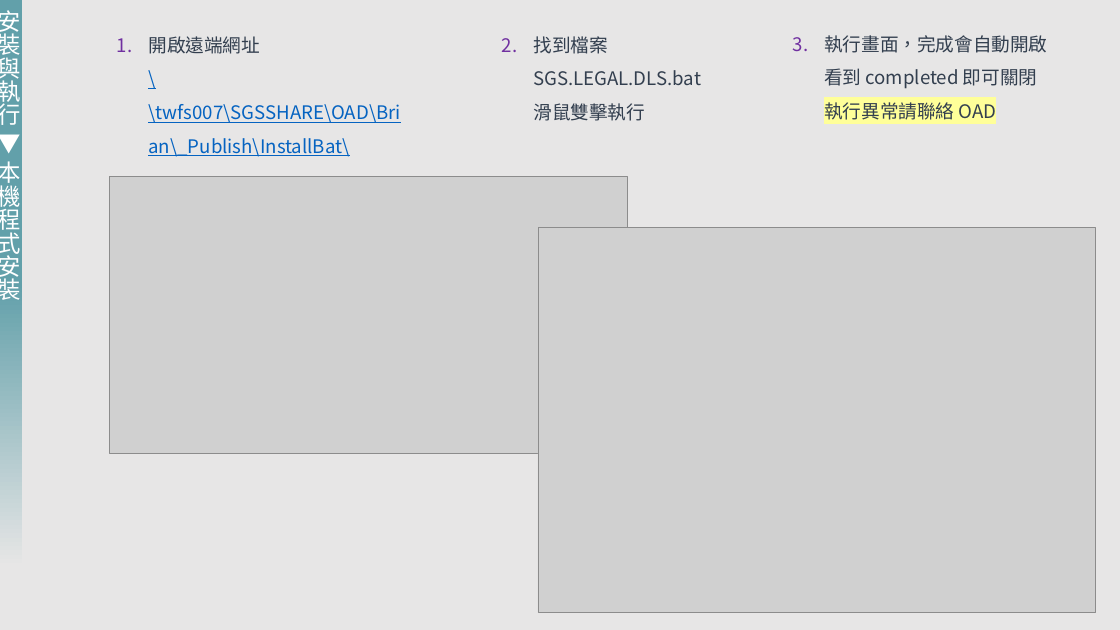
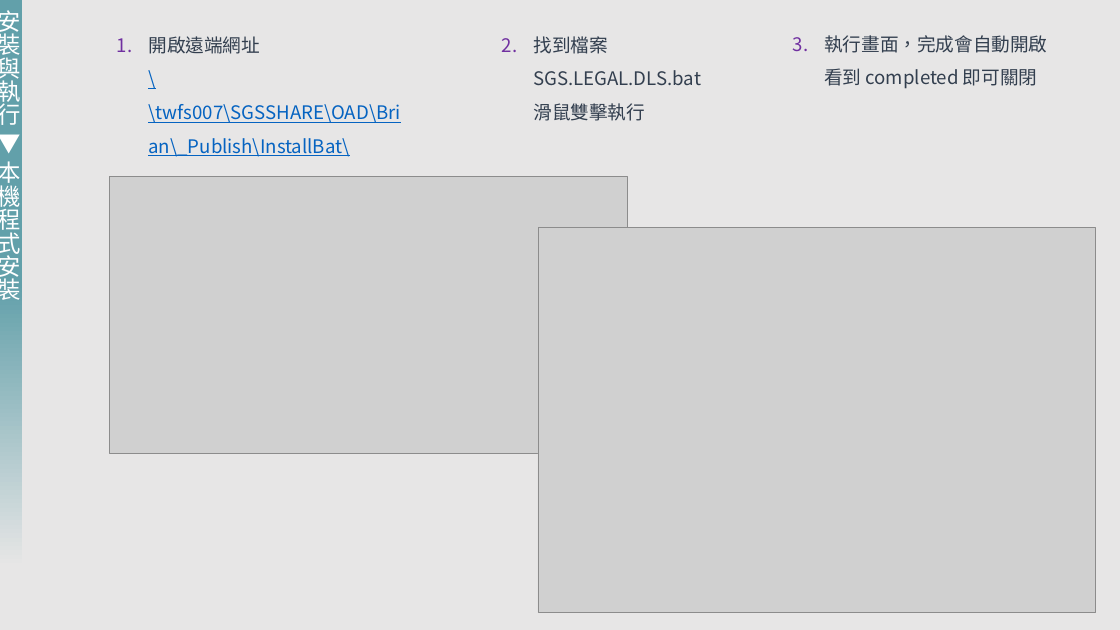
Before and after one commit to dpi627/SGS.LEGAL.DLS, a slide deck: slide 6 of Doc/系統文件/SD/UserManual/UserManual.pptx. Drawn at 1120x630 pixels with LibreOffice and Linux fonts; fonts in the diff are those of the drawing; grey boxes stand for pictures. Boxes give left, top, right and bottom in pixels: in the first picture for what was removed or moved away, otherwise in the second. Text is boxed around its words. In the diff, an @@ line names an element or a change of style, - is before the commit and + after.

```diff
--- a/Doc/系統文件/SD/UserManual/UserManual.pptx
+++ b/Doc/系統文件/SD/UserManual/UserManual.pptx
@@ text at [824,35,1047,89]: text changed @@
-3. 執行畫面，完成會自動開啟
-   看到 completed 即可關閉
-   執行異常請聯絡 OAD
+3. 執行畫面，完成會自動開啟
+   看到 completed 即可關閉
```
Also in this commit, not shown: 15 other slides changed, 1 other file.
